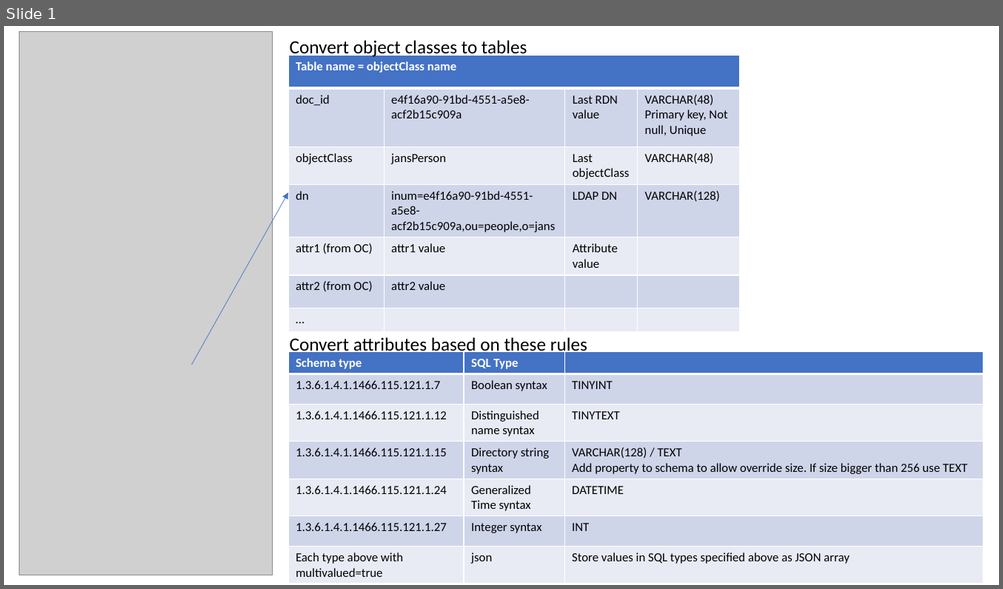
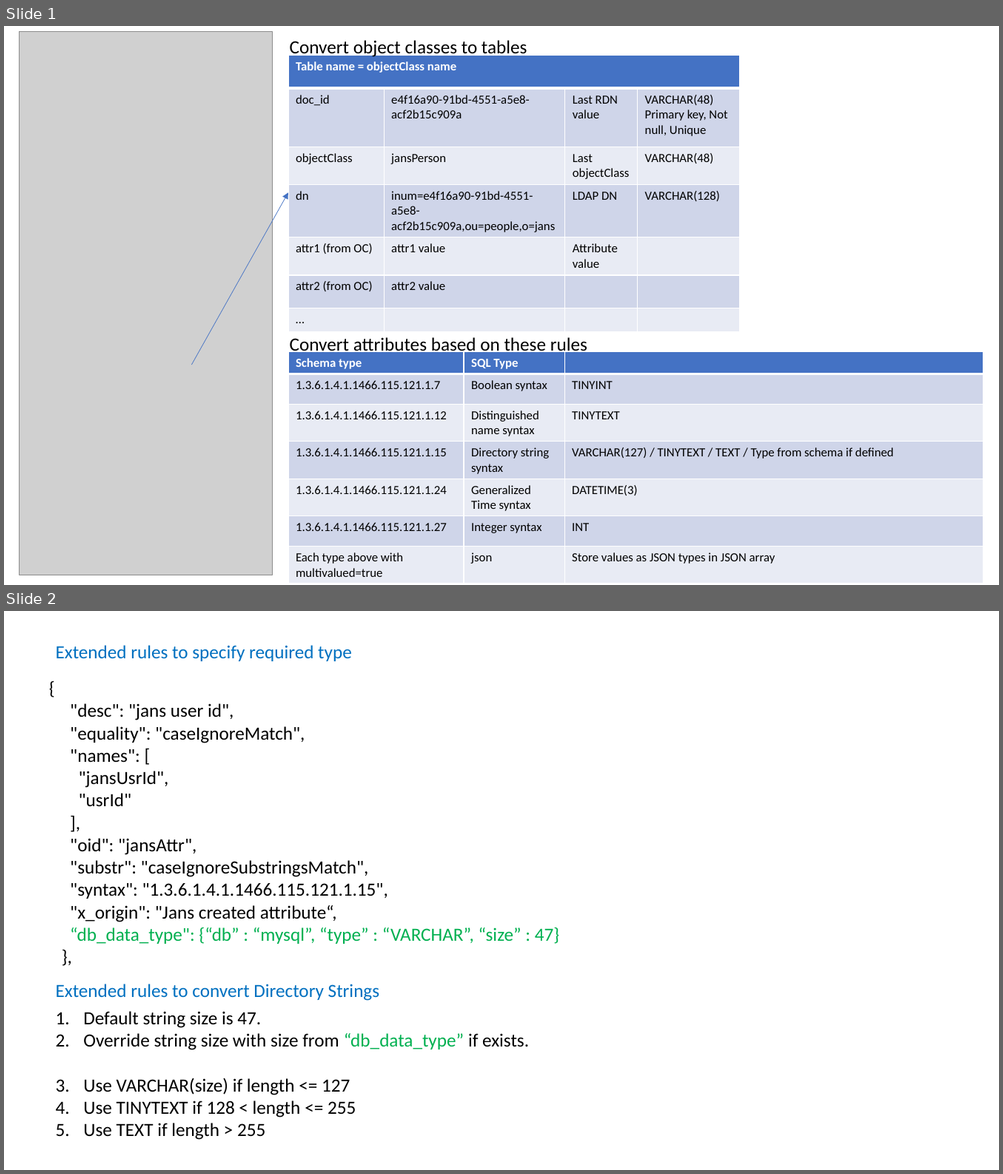
Before and after one commit to duttarnab/jans-orm, a slide deck: sql/docs/Schema to SQL mapping.pptx. Shown one above the other, each under a label of ours: slide 1 before the commit, slides 1 and 2 after it. The pictures are 1003x589 and 1003x1174 pixels, drawn with LibreOffice and Linux fonts; fonts in the diff are those of the drawing; grey boxes stand for pictures. Boxes give left, top, right and bottom in pixels: in the first picture for what was removed or moved away, otherwise in the second. Text is boxed around its words. In the diff, an @@ line names an element or a change of style, - is before the commit and + after.

```diff
--- a/sql/docs/Schema to SQL mapping.pptx
+++ b/sql/docs/Schema to SQL mapping.pptx
@@ slide 2 added at [4, 611, 999, 1170], background #FFFFFF @@
@@ text added at [56, 645, 352, 661], 18 pt, text #0070C0 @@
+Extended rules to specify required type
@@ text added at [70, 703, 559, 944], 18 pt, text #000000 @@
+{
+"desc": "jans user id",
+"equality": "caseIgnoreMatch",
+"names": [
+"jansUsrId",
+"usrId"
+],
+"oid": "jansAttr",
+"substr": "caseIgnoreSubstringsMatch",
+"syntax": "1.3.6.1.4.1.1466.115.121.1.15",
+"x_origin": "Jans created attribute“,
+“db_data_type": {“db” : “mysql”, “type” : “VARCHAR”, “size” : 47}
+},
@@ text added at [56, 984, 379, 1001], 18 pt, text #0070C0 @@
+Extended rules to convert Directory Strings
@@ text added at [83, 1011, 529, 1140], 18 pt, text #000000 @@
+1. Default string size is 47.
+2. Override string size with size from “db_data_type” if exists.
+3. Use VARCHAR(size) if length <= 127
+4. Use TINYTEXT if 128 < length <= 255
+5. Use TEXT if length > 255
@@ slide 1 changed as well @@
@@ table at [288, 352, 983, 584] @@
-row 4, column 3: VARCHAR(128) / TEXT / Add property to schema to allow override size. If size bigger than 256 use TEXT
+row 4, column 3: VARCHAR(127) / TINYTEXT / TEXT / Type from schema if defined
-row 5, column 3: DATETIME
+row 5, column 3: DATETIME(3)
-row 7, column 3: Store values in SQL types specified above as JSON array
+row 7, column 3: Store values as JSON types in JSON array
```
Also in this commit, not shown: 3 other slides added, 1 other file.
